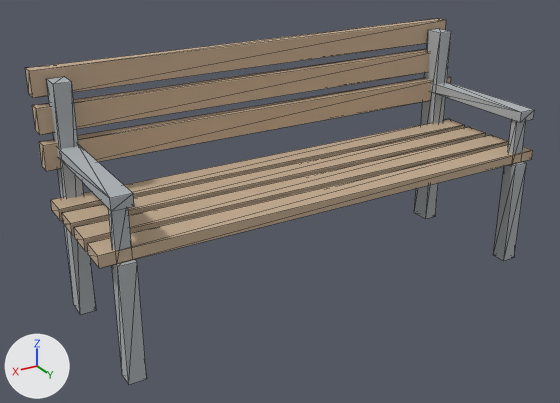
An edit to the glTF model web/public/models/bench.glb, drawn before and after from the same camera.
The view is the same before and after, from a 50 mm camera at (1.67, 2.58, 1.68) aimed at (0.11, -0.01, 0.39). Arrows for +X, +Y and +Z are at lower left; the lights stay in place. The older version comes first. Mesh edges are drawn as thin lines. Vertices at exactly the same position are counted once.

Script lines for the objects in view, before the commit:
```python
me_bench = bpy.data.meshes.new('bench')
me_bench.from_pydata(...)  # 120 vertices, 180 faces; spans x -1.01..1.01, y -0.35..0.35, z 0.0..1.0
# faces by material slot: [48, 36, 96]
me_bench.materials.append(mat_wood)  # beige #c4ac90
me_bench.materials.append(mat_wood_001)  # beige #c4ac90
me_bench.materials.append(mat_metal)  # grey #adb3b6
# before: 80 (-0.95, 0.29, 0.46), 81 (-0.89, 0.29, 0.46), 82 (-0.89, 0.29, 0.69), 83 (-0.95, 0.29, 0.69), 84 (-0.89, 0.33, 0.46) at pixel (511, 166)
# before: 85 (-0.95, 0.33, 0.46), 86 (-0.95, 0.33, 0.69), 87 (-0.89, 0.33, 0.69)
# before: 112 (0.89, 0.29, 0.46), 113 (0.95, 0.29, 0.46), 114 (0.95, 0.29, 0.69), 115 (0.89, 0.29, 0.69), 116 (0.95, 0.33, 0.46) at pixel (116, 266)
# before: 117 (0.89, 0.33, 0.46), 118 (0.89, 0.33, 0.69), 119 (0.95, 0.33, 0.69)
ob_bench = bpy.data.objects.new('bench', me_bench)
ob_bench.location = (0.0, 0.0, 0.0)
```
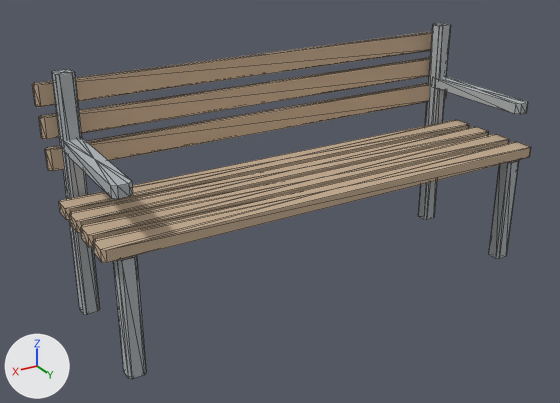
Pixel boxes (x1, y1, x2, y2) of what changed, in the pictures (560 x 403 px):
'bench', reshaped: before (25, 18, 535, 385); after (32, 23, 531, 379)
part 1 of me_bench, rebuilt: before (87, 145, 533, 268); after (93, 142, 531, 263)
part 2 of me_bench, rebuilt (7% shorter): before (39, 76, 451, 171); after (45, 83, 446, 171)
part 3 of me_bench, rebuilt (11% narrower): before (414, 29, 451, 219); after (418, 23, 451, 220)
part 4 of me_bench, rebuilt: before (47, 77, 96, 314); after (52, 69, 100, 314)
part 5 of me_bench, rebuilt: before (74, 135, 509, 251); after (81, 134, 509, 247)
part 6 of me_bench, rebuilt: before (32, 49, 430, 135); after (39, 57, 430, 139)
part 7 of me_bench, rebuilt (8% narrower): before (430, 82, 535, 122); after (432, 76, 528, 114)
part 8 of me_bench, rebuilt (6% narrower, 7% shorter): before (57, 144, 134, 211); after (61, 137, 133, 199)
part 9 of me_bench, rebuilt: before (62, 127, 486, 235); after (69, 127, 488, 233)
part 10 of me_bench, rebuilt: before (25, 18, 446, 98); after (32, 31, 432, 107)
part 11 of me_bench, rebuilt: before (51, 119, 465, 221); after (59, 120, 469, 220)
part 12 of me_bench, rebuilt (11% narrower): before (493, 162, 527, 261); after (489, 160, 519, 259)
part 13 of me_bench, rebuilt: before (112, 259, 147, 385); after (113, 255, 146, 379)
part 14 of me_bench, deleted: before (508, 119, 526, 154)
part 15 of me_bench, deleted: before (108, 208, 131, 251)

What changed in the scene script:
```text
Change me_bench:
    used by ob_bench; location = (0.0, 0.0, 0.0)
    verts and faces of me_bench; kept vertices keep their numbers, new ones are numbered from 120
    remove me_bench.from_pydata(...)  # 120 vertices, 180 faces; spans x -1.01..1.01, y -0.35..0.35, z 0.0..1.0
    add me_bench.from_pydata(...)  # 234 vertices, 416 faces; spans x -1.0..1.0, y -0.34..0.34, z 0.0..1.0
    me_bench part 1: the loose piece of 8 vertices spanning x -1.01..1.01, y 0.22..0.33, z 0.47..0.52 is rebuilt with 18 vertices and now spans x -1.0..1.0, y 0.24..0.34, z 0.49..0.53
    me_bench part 2: the loose piece of 8 vertices spanning x -1.01..1.01, y -0.29..-0.23, z 0.63..0.73 is rebuilt with 18 vertices and now spans x -1.0..1.0, y -0.27..-0.23, z 0.62..0.71, in mat_wood (beige #c4ac90)
    me_bench part 3: the loose piece of 8 vertices spanning x -0.96..-0.89, y -0.29..-0.2, z 0.0..0.97 is rebuilt with 18 vertices and now spans x -0.94..-0.87, y -0.25..-0.18, z 0.0..1.0
    me_bench part 4: the loose piece of 8 vertices spanning x 0.89..0.96, y -0.29..-0.2, z 0.0..0.97 is rebuilt with 18 vertices and now spans x 0.87..0.94, y -0.25..-0.18, z 0.0..1.0
    me_bench part 5: the loose piece of 8 vertices spanning x -1.01..1.01, y 0.07..0.19, z 0.47..0.52 is rebuilt with 18 vertices and now spans x -1.0..1.0, y 0.11..0.21, z 0.49..0.53
    me_bench part 6: the loose piece of 8 vertices spanning x -1.01..1.01, y -0.32..-0.26, z 0.76..0.87 is rebuilt with 18 vertices and now spans x -1.0..1.0, y -0.3..-0.26, z 0.74..0.83, in mat_wood (beige #c4ac90)
    me_bench part 7: the loose piece of 8 vertices spanning x -0.96..-0.88, y -0.24..0.35, z 0.67..0.72 is rebuilt with 18 vertices and now spans x -0.95..-0.87, y -0.23..0.34, z 0.7..0.75
    me_bench part 8: the loose piece of 8 vertices spanning x 0.88..0.96, y -0.24..0.35, z 0.67..0.72 is rebuilt with 18 vertices and now spans x 0.87..0.95, y -0.23..0.34, z 0.7..0.75
    me_bench part 9: the loose piece of 8 vertices spanning x -1.01..1.01, y -0.07..0.04, z 0.47..0.52 is rebuilt with 18 vertices and now spans x -1.0..1.0, y -0.02..0.08, z 0.49..0.53
    me_bench part 10: the loose piece of 8 vertices spanning x -1.01..1.01, y -0.35..-0.3, z 0.9..1.0 is rebuilt with 18 vertices and now spans x -1.0..1.0, y -0.34..-0.3, z 0.86..0.94, in mat_wood (beige #c4ac90)
    me_bench part 11: the loose piece of 8 vertices spanning x -1.01..1.01, y -0.22..-0.11, z 0.47..0.52 is rebuilt with 18 vertices and now spans x -1.0..1.0, y -0.16..-0.05, z 0.49..0.53
    me_bench part 12: the loose piece of 8 vertices spanning x -0.96..-0.89, y 0.29..0.35, z 0.0..0.47 is rebuilt with 18 vertices and now spans x -0.94..-0.88, y 0.26..0.33, z 0.0..0.48
    me_bench part 13: the loose piece of 8 vertices spanning x 0.89..0.96, y 0.29..0.35, z 0.0..0.47 is rebuilt with 18 vertices and now spans x 0.88..0.94, y 0.26..0.33, z 0.0..0.48
    me_bench part 14
    add delete_vertices([*range(80, 88)])  # with the faces that use them
    me_bench part 15
    add delete_vertices([*range(112, 120)])  # with the faces that use them
    remove me_bench.materials.append(mat_wood_001)  # beige #c4ac90
```
